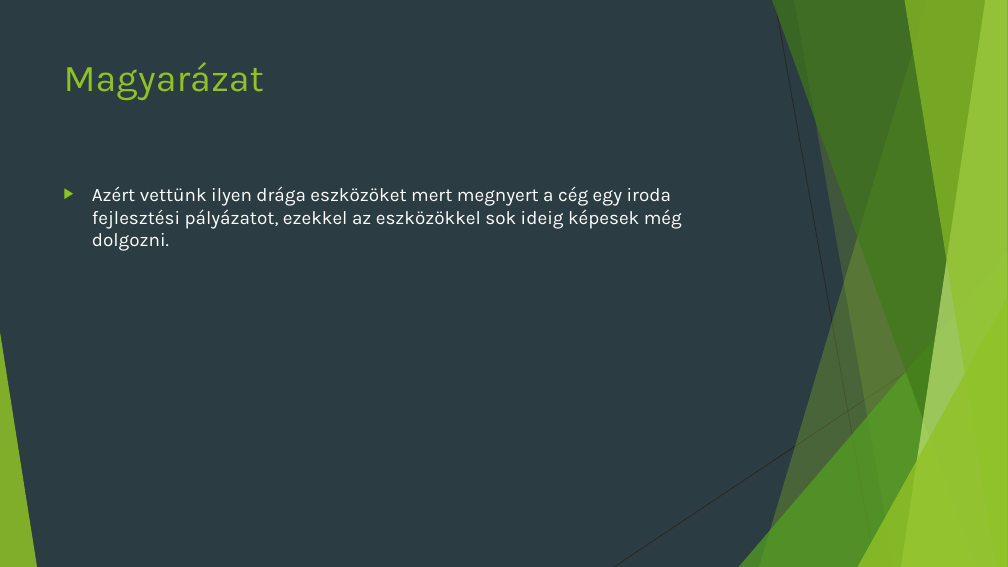
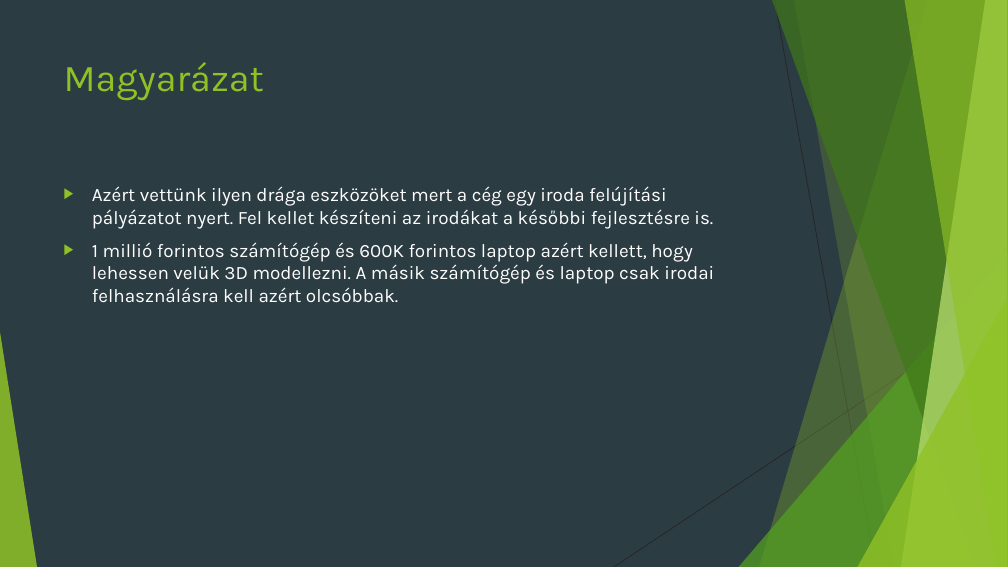
Before and after one commit to Sportszeletexe/vallalkozasproject, a slide deck: slide 5 of Vállalkozás hálózat projekt.pptx. Drawn at 1008x567 pixels with LibreOffice and Linux fonts; fonts in the diff are those of the drawing. Boxes give left, top, right and bottom in pixels: in the first picture for what was removed or moved away, otherwise in the second. Text is boxed around its words. In the diff, an @@ line names an element or a change of style, - is before the commit and + after.

```diff
--- a/Vállalkozás hálózat projekt.pptx
+++ b/Vállalkozás hálózat projekt.pptx
@@ text at (92,186,714,303): text changed @@
-▶ Azért vettünk ilyen drága eszközöket mert megnyert a cég egy iroda fejlesztési pályázatot, ezekkel az eszközökkel sok ideig képesek még dolgozni.
+▶ Azért vettünk ilyen drága eszközöket mert a cég egy iroda felújítási pályázatot nyert. Fel kellet készíteni az irodákat a későbbi fejlesztésre is.
+▶ 1 millió forintos számítógép és 600K forintos laptop azért kellett, hogy lehessen velük 3D modellezni. A másik számítógép és laptop csak irodai felhasználásra kell azért olcsóbbak.
```
Also in this commit, not shown: 3 slides added, 1 slide removed.
